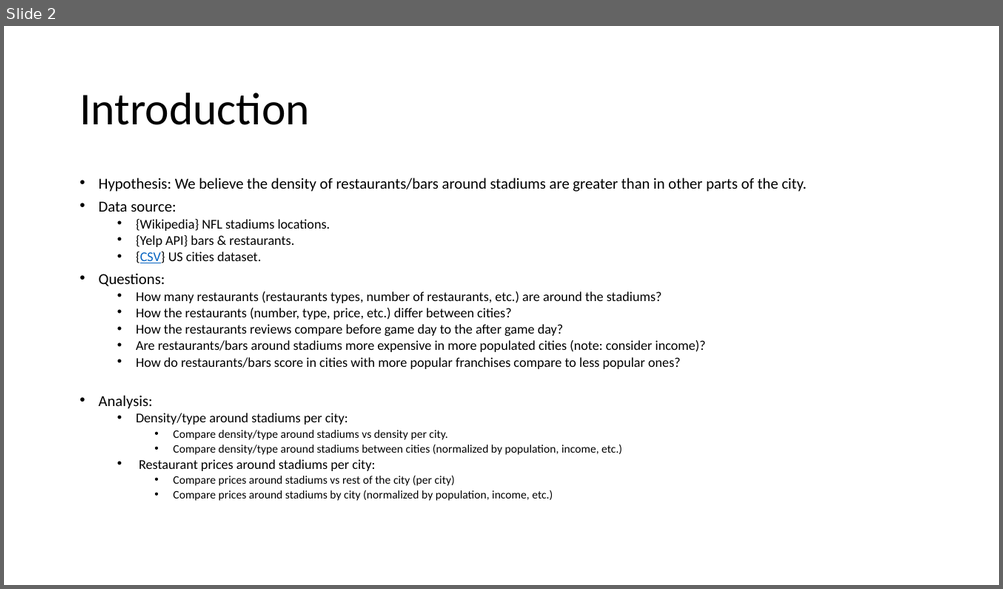
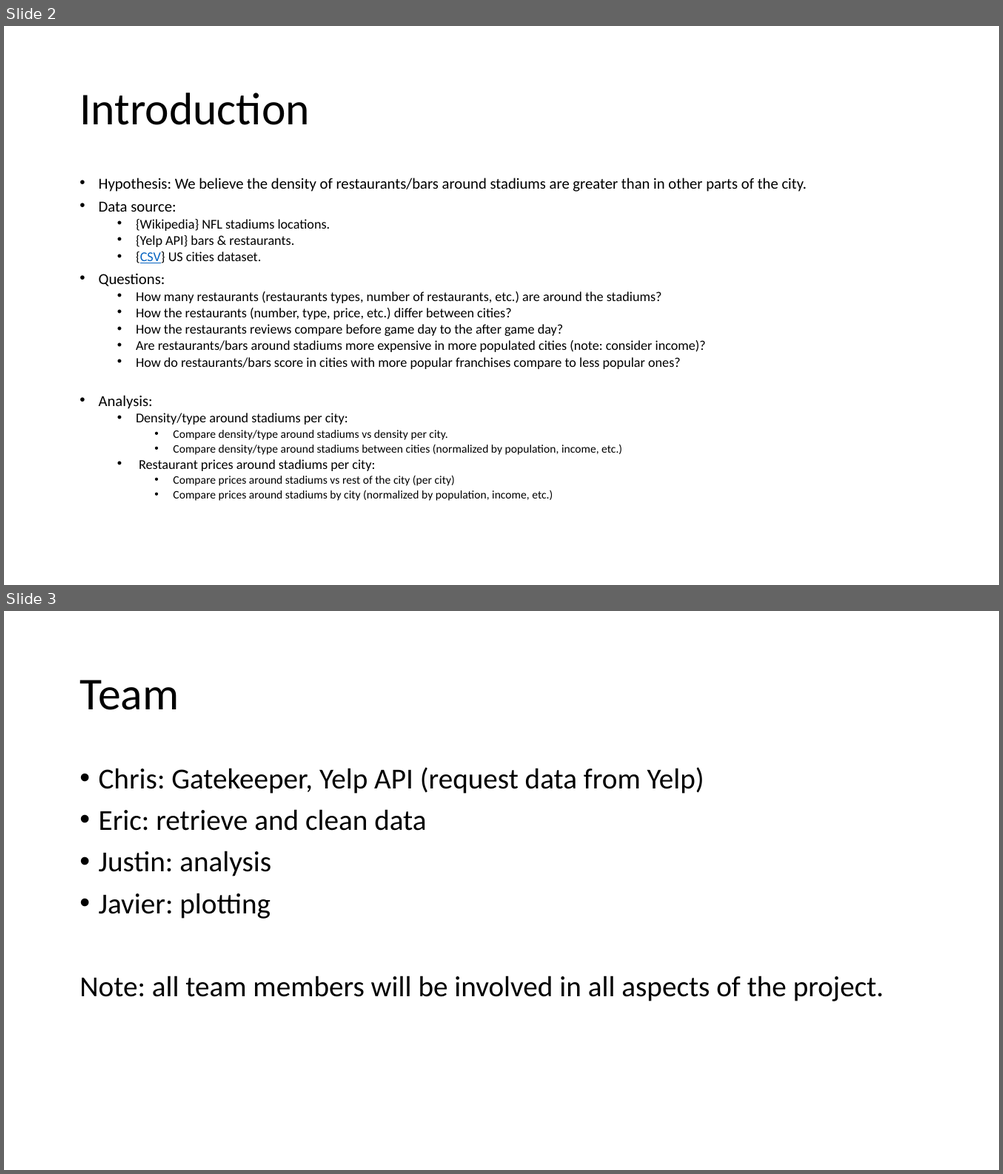
Before and after one commit to jjying89/Yelp-Restaurants-Analysis, a slide deck: Presentation/PROJECT_1.pptx. Shown one above the other, each under a label of ours: slide 2 before the commit, slides 2 and 3 after it. The pictures are 1003x589 and 1003x1174 pixels, drawn with LibreOffice and Linux fonts; fonts in the diff are those of the drawing. Boxes give left, top, right and bottom in pixels: in the first picture for what was removed or moved away, otherwise in the second. Text is boxed around its words. In the diff, an @@ line names an element or a change of style, - is before the commit and + after.

Commit message:
presentation: added team members responsability

```diff
--- a/Presentation/PROJECT_1.pptx
+++ b/Presentation/PROJECT_1.pptx
@@ slide 3 added at bbox=[4, 611, 999, 1170], background #FFFFFF @@
@@ title added at bbox=[79, 680, 179, 710], 44 pt, text #000000 @@
+Team
@@ text added at bbox=[79, 767, 884, 1002], 28 pt, text #000000 @@
+• Chris: Gatekeeper, Yelp API (request data from Yelp)
+• Eric: retrieve and clean data
+• Justin: analysis
+• Javier: plotting
+Note: all team members will be involved in all aspects of the project.
```
Also in this commit, not shown: 1 other slide added, 1 slide removed.
